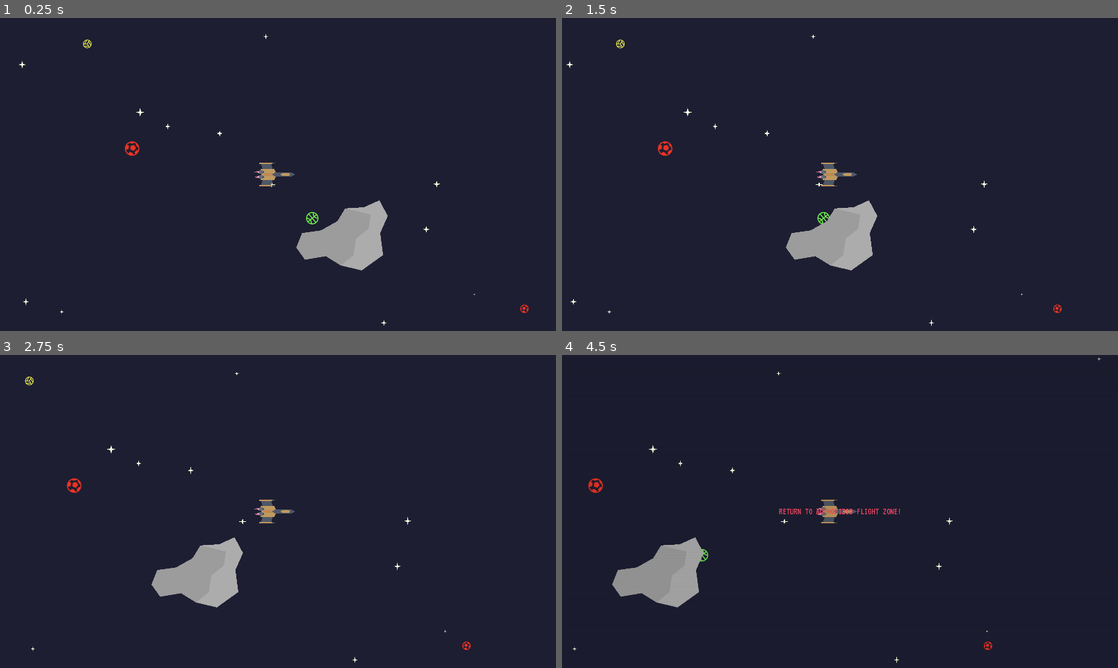
Above: before the commit, frames 1-4 (two rows, left to right).
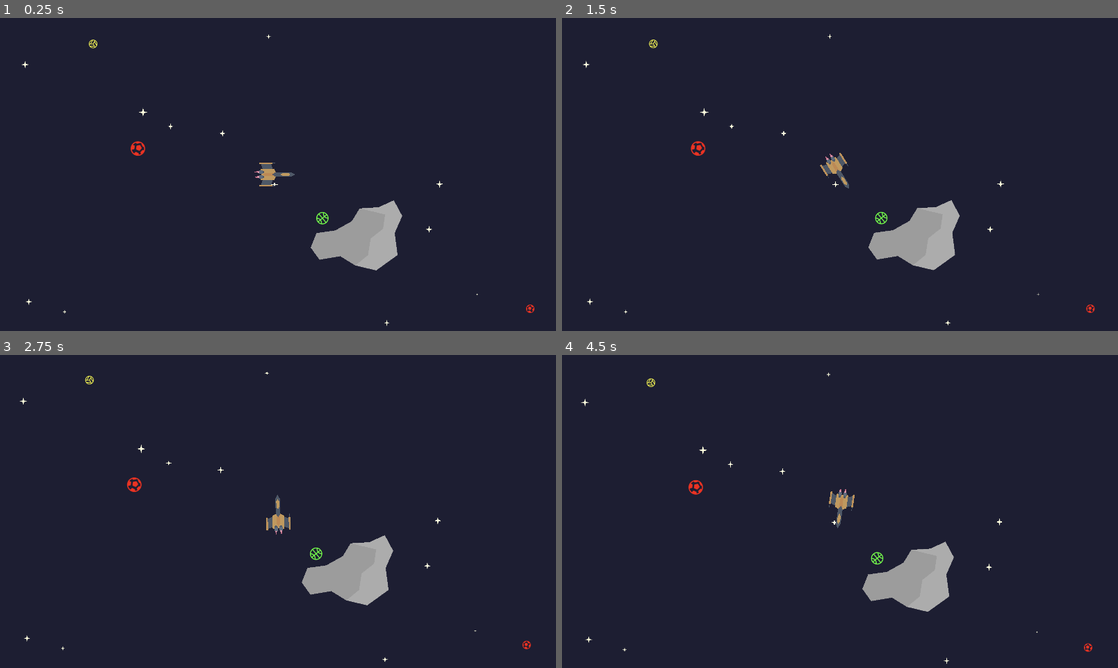
Above: after the commit, the same moments.

Repository: antax02/Ludum-Dare-58
Game: Godot game, scene res://scenes/world.tscn
Two runs of this game, one before a commit and one after it. Both use one fixed random seed, a clock stepped at 60 frames per second and the inputs below. The engine's default icon, where the game draws it, is replaced by a stand-in: a white triangle on a blue panel in a dark square.
Inputs (mouse positions are in pixels of both pictures, inside the frame that each line leads up to):
- Up to frame 1 (0.25 s): no input
- Up to frame 2 (1.5 s): move the mouse to (962, 158) at 0.52 s; hold D (move_right, bound only after the commit) 0.53-1.28 s; hold Right mouse button (break, bound only after the commit) 0.53-1.28 s; tap Space (dash, bound only after the commit) at 0.8, 1.35 s; move the mouse to (728, 190) at 1.27 s; hold S (move_down, bound only after the commit) from 1.28 s (still down)
- Up to frame 3 (2.75 s): right-click (166, 527) at 1.55 s; move the mouse to (333, 442) at 2.02 s; release S (move_down, bound only after the commit) at 2.03 s; hold D (move_right, bound only after the commit) from 2.03 s (still down); hold Right mouse button (break, bound only after the commit) from 2.03 s (still down); tap Space (dash, bound only after the commit) at 2.3 s
- Up to frame 4 (4.5 s): move the mouse to (812, 574) at 2.77 s; release D (move_right, bound only after the commit) at 2.78 s; release Right mouse button (break, bound only after the commit) at 2.78 s; hold W (move_up, bound only after the commit) 2.78-3.53 s; tap Space (dash, bound only after the commit) at 2.85, 3.8, 4.35 s; right-click (812, 574) at 3.05 s; move the mouse to (1006, 558) at 3.52 s; hold Right mouse button (break, bound only after the commit) 3.53-4.28 s; hold A (move_left, bound only after the commit) from 3.53 s (still down); move the mouse to (673, 464) at 4.27 s

The runs differ from the first frame. In frame 1, 1.6% of the frame differs, in the area x 3-97%, y 5-99%; in frame 2, 5.2%; in frame 3, 5.2%; in frame 4, 5.4%, in the area x 1-97%, y 0-99%.

Commit message:
Add player movement and input actions
Defined custom input actions for movement, dash, and break in project settings. Updated player.gd to handle movement, dashing towards mouse, and braking. Added player variables for health, damage, bullet speed, and rotation speed. Minor update to asteroid scene metadata.

Diff:
--- a/project.godot
+++ b/project.godot
@@ -25,6 +25,39 @@
 
 player=""
 
+[input]
+
+move_right={
+"deadzone": 0.2,
+"events": [Object(InputEventKey,"resource_local_to_scene":false,"resource_name":"","device":-1,"window_id":0,"alt_pressed":false,"shift_pressed":false,"ctrl_pressed":false,"meta_pressed":false,"pressed":false,"keycode":0,"physical_keycode":68,"key_label":0,"unicode":100,"location":0,"echo":false,"script":null)
+]
+}
+move_left={
+"deadzone": 0.2,
+"events": [Object(InputEventKey,"resource_local_to_scene":false,"resource_name":"","device":-1,"window_id":0,"alt_pressed":false,"shift_pressed":false,"ctrl_pressed":false,"meta_pressed":false,"pressed":false,"keycode":0,"physical_keycode":65,"key_label":0,"unicode":97,"location":0,"echo":false,"script":null)
+]
+}
+move_up={
+"deadzone": 0.2,
+"events": [Object(InputEventKey,"resource_local_to_scene":false,"resource_name":"","device":-1,"window_id":0,"alt_pressed":false,"shift_pressed":false,"ctrl_pressed":false,"meta_pressed":false,"pressed":false,"keycode":0,"physical_keycode":87,"key_label":0,"unicode":119,"location":0,"echo":false,"script":null)
+]
+}
+move_down={
+"deadzone": 0.2,
+"events": [Object(InputEventKey,"resource_local_to_scene":false,"resource_name":"","device":-1,"window_id":0,"alt_pressed":false,"shift_pressed":false,"ctrl_pressed":false,"meta_pressed":false,"pressed":false,"keycode":0,"physical_keycode":83,"key_label":0,"unicode":115,"location":0,"echo":false,"script":null)
+]
+}
+dash={
+"deadzone": 0.2,
+"events": [Object(InputEventKey,"resource_local_to_scene":false,"resource_name":"","device":-1,"window_id":0,"alt_pressed":false,"shift_pressed":false,"ctrl_pressed":false,"meta_pressed":false,"pressed":false,"keycode":0,"physical_keycode":32,"key_label":0,"unicode":32,"location":0,"echo":false,"script":null)
+]
+}
+break={
+"deadzone": 0.2,
+"events": [Object(InputEventMouseButton,"resource_local_to_scene":false,"resource_name":"","device":-1,"window_id":0,"alt_pressed":false,"shift_pressed":false,"ctrl_pressed":false,"meta_pressed":false,"button_mask":2,"position":Vector2(169, 11),"global_position":Vector2(178, 59),"factor":1.0,"button_index":2,"canceled":false,"pressed":true,"double_click":false,"script":null)
+]
+}
+
 [rendering]
 
 environment/defaults/default_clear_color=Color(0.11262695, 0.11776877, 0.19551498, 1)
--- a/scripts/player.gd
+++ b/scripts/player.gd
@@ -1,7 +1,31 @@
 extends CharacterBody2D
 
-func _ready() -> void:
-	velocity.x = 200
+var health = 100
+var dmg = 10
+var bullet_speed
+var rotation_speed = 2
+var dash_power = 5
 
-func _physics_process(delta: float) -> void:
+func _ready():
+	pass
+
+func _physics_process(delta):
+	if Input.is_action_pressed("move_up"):
+		velocity.y -= 1
+	if Input.is_action_pressed("move_right"):
+		velocity.x += 1
+	if Input.is_action_pressed("move_left"):
+		velocity.x -= 1
+	if Input.is_action_pressed("move_down"):
+		velocity.y += 1
+	if Input.is_action_pressed("dash"):
+		velocity += (get_global_mouse_position() - global_position).normalized() * dash_power
+	if Input.is_action_pressed("break"):
+		velocity = velocity.normalized() * max(velocity.length() - 50 * delta, 0)
+
+	get_global_mouse_position()
+	global_rotation = lerp_angle(global_rotation, (get_global_mouse_position() - global_position).angle(), rotation_speed * delta)
+
 	move_and_slide()
+	#if velocity.length() > 0:
+		#velocity = velocity.normalized() * speed
Not shown: 1 places in scenes/enviorment/asteroid_01.tscn that only renumber resources
